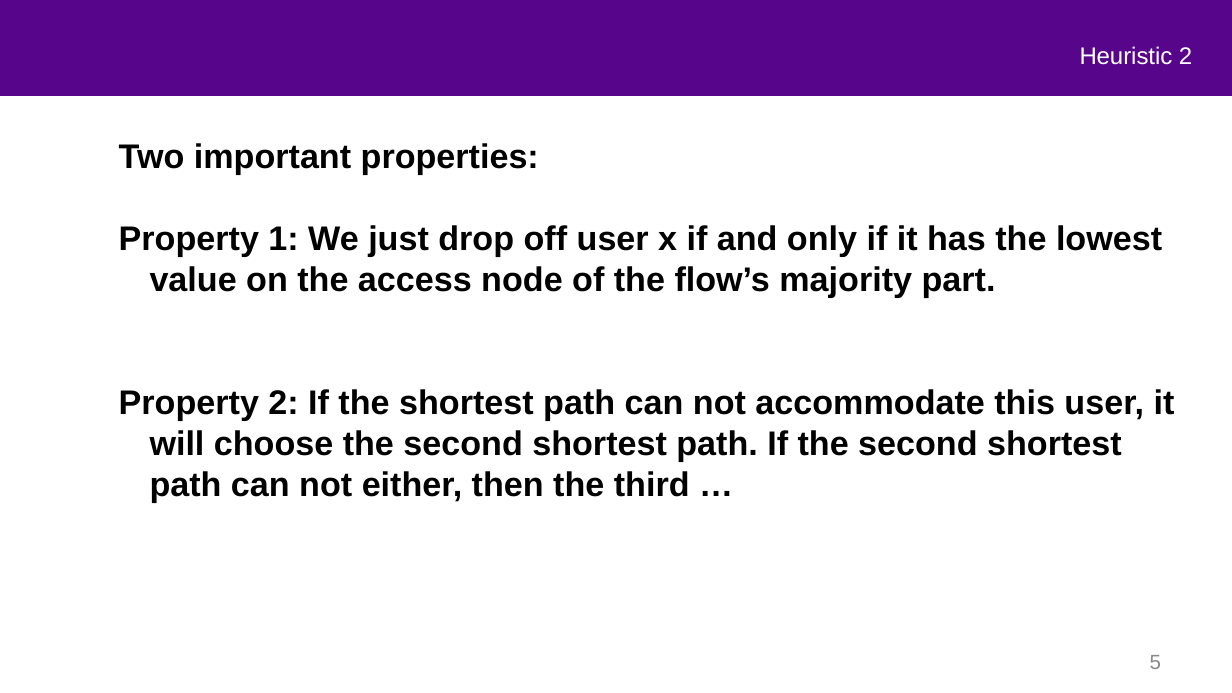
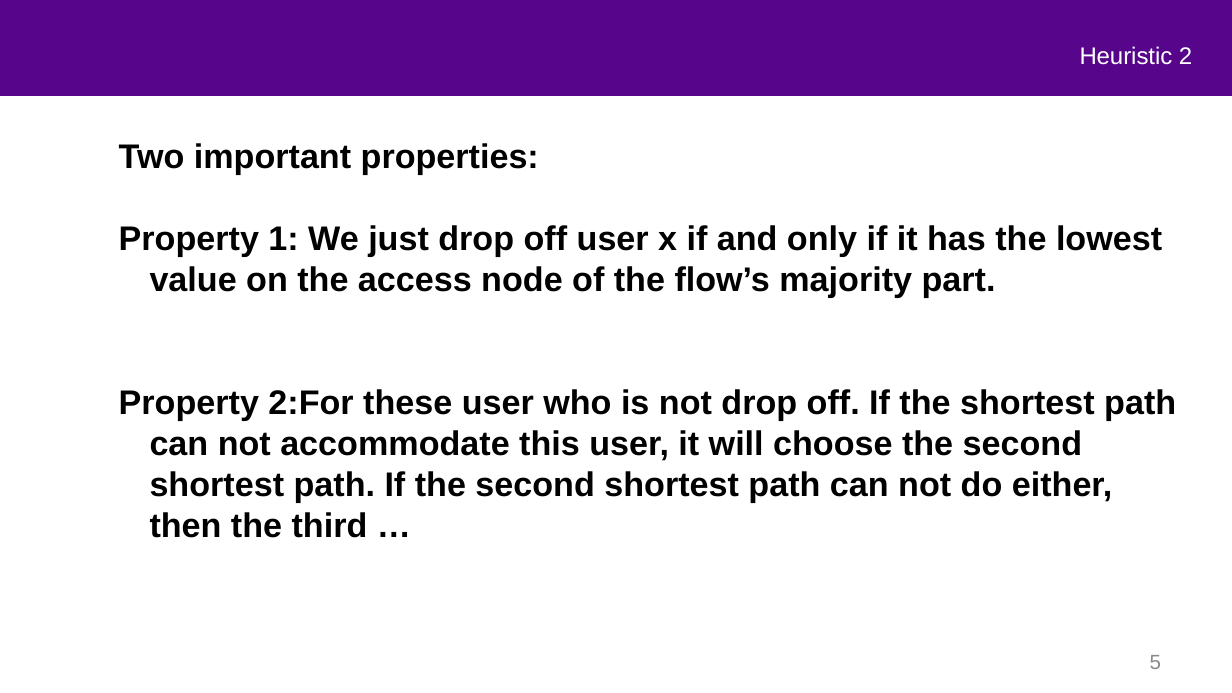
Before and after one commit to mustafafu/mec_request_routing, a slide deck: slide 5 of common_script/part2.pptx. Drawn at 1232x693 pixels with LibreOffice and Linux fonts; fonts in the diff are those of the drawing; background and template pictures are left out. Boxes give left, top, right and bottom in pixels: in the first picture for what was removed or moved away, otherwise in the second. Text is boxed around its words. In the diff, an @@ line names an element or a change of style, - is before the commit and + after.

Commit message:
modify some typos

```diff
--- a/common_script/part2.pptx
+++ b/common_script/part2.pptx
@@ text at box(119, 389, 1176, 538): text changed @@
-Property 2: If the shortest path can not accommodate this user, it will choose the second shortest path. If the second shortest path can not either, then the third …
+Property 2:For these user who is not drop off. If the shortest path can not accommodate this user, it will choose the second shortest path. If the second shortest path can not do either, then the third …
```
Also in this commit, not shown: 3 other slides changed.
